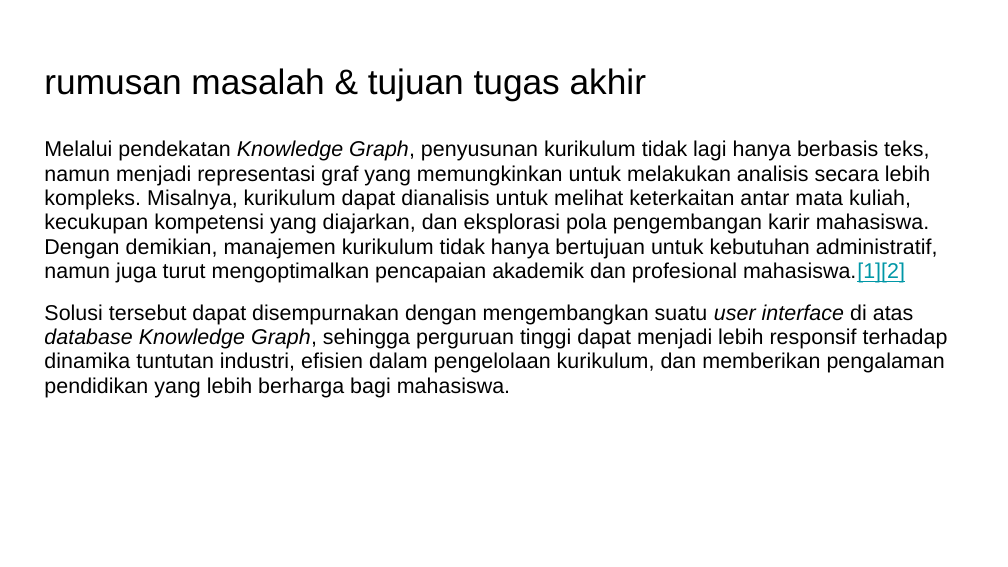
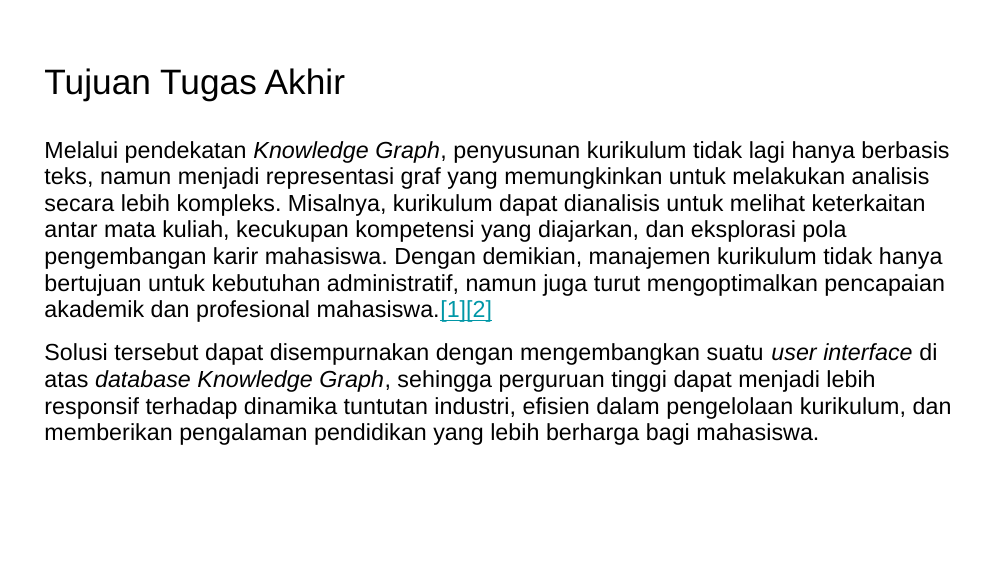
Before and after one commit to rcsenlia/Ontologi-Sejarah-Indonesia, a slide deck: slide 5 of MarkusLeonardWijaya/Draft Proposal-Markus Leonard Wijaya.pptx (slide 4 before the commit). Drawn at 1008x567 pixels with LibreOffice and Linux fonts; fonts in the diff are those of the drawing. Boxes give left, top, right and bottom in pixels: in the first picture for what was removed or moved away, otherwise in the second. Text is boxed around its words. In the diff, an @@ line names an element or a change of style, - is before the commit and + after.

```diff
--- a/MarkusLeonardWijaya/Draft Proposal-Markus Leonard Wijaya.pptx
+++ b/MarkusLeonardWijaya/Draft Proposal-Markus Leonard Wijaya.pptx
@@ title at (44,68,345,100): text changed @@
-rumusan masalah & tujuan tugas akhir
+Tujuan Tugas Akhir
@@ text "Melalui pendekatan Knowledge Graph, penyusunan ..." at (44,141,952,445): size 15.3 to 16.6 pt @@
```
Also in this commit, not shown: 5 other slides changed, 1 slide added.
